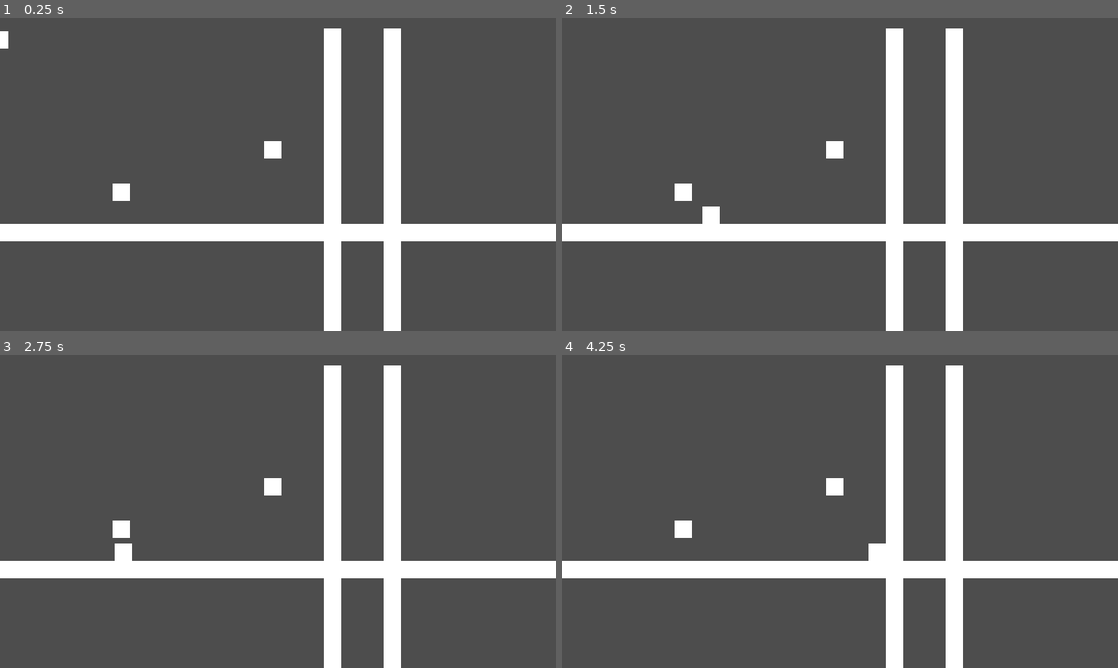
Above: before the commit, frames 1-4 (two rows, left to right).
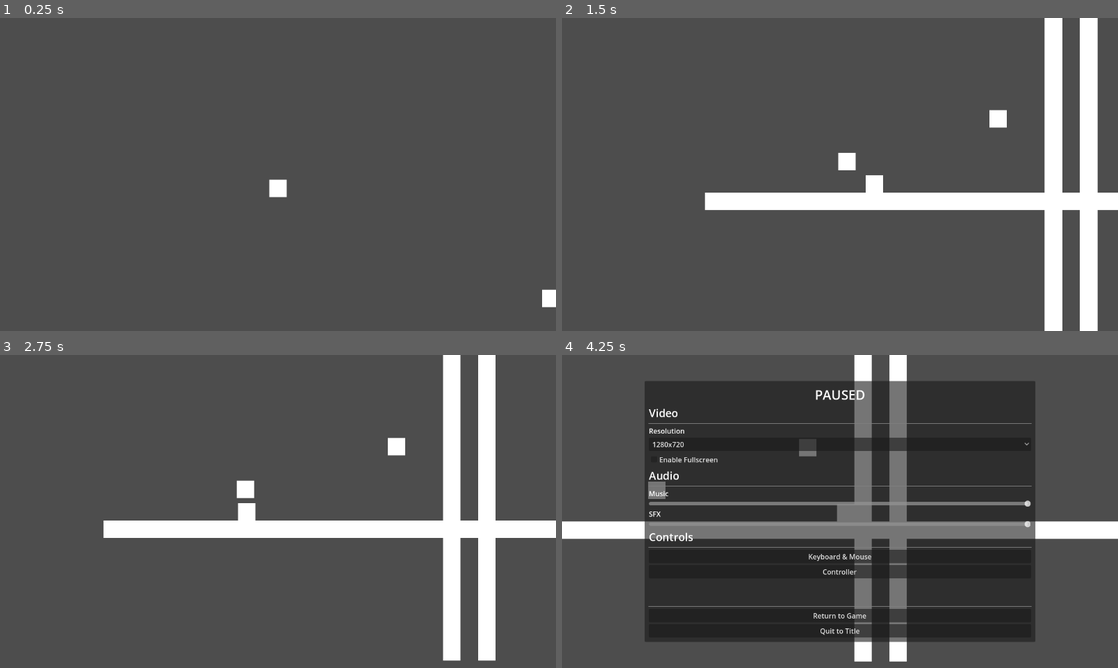
Above: after the commit, the same moments.

Repository: brandonbucc/size-matters
Game: Godot game, scene res://scenes/test.tscn
The game is run twice, just before and just after one commit, with the same random seed, the same clock (stepped at 60 frames per second) and the same inputs. The project has no main scene, so this scene is started directly.
Inputs:
- Up to frame 1 (0.25 s): no input
- Up to frame 2 (1.5 s): hold Right (right) from 0.53 s (still down); tap C (dash) at 0.6, 1.35 s; tap Z (jump) at 0.77 s
- Up to frame 3 (2.75 s): tap Z (jump) at 1.52 s; release Right (right) at 2.03 s; hold Left (left) from 2.03 s (still down); tap C (dash) at 2.1 s
- Up to frame 4 (4.25 s): release Left (left) at 2.78 s; hold Right (right) from 2.78 s (still down); tap C (dash) at 2.85, 3.6 s; tap Z (jump) at 3.02, 3.77 s; tap Escape (pause) at 4.15 s

The runs differ from the first frame. In frame 1, 12% of the frame differs, in the area x 0-100%, y 3-100%; in frame 2, 21%; in frame 3, 21%; in frame 4, 61%, in the area x 0-100%, y 0-100%.

Commit message:
Update to Godot 4.3 and menus added
Also added BGM and pause menu.

Diff:
--- /dev/null
+++ b/audio/default_bus_layout.tres
@@ -0,0 +1,15 @@
+[gd_resource type="AudioBusLayout" format=3 uid="uid://cifc66rptcoih"]
+
+[resource]
+bus/1/name = &"SFX"
+bus/1/solo = false
+bus/1/mute = false
+bus/1/bypass_fx = false
+bus/1/volume_db = 0.0
+bus/1/send = &"Master"
+bus/2/name = &"Music"
+bus/2/solo = false
+bus/2/mute = false
+bus/2/bypass_fx = false
+bus/2/volume_db = 0.0
+bus/2/send = &"Master"
--- /dev/null
+++ b/config/config.cfg
@@ -0,0 +1,9 @@
+[Video]
+
+resolution="1280x720"
+fullscreen=false
+
+[Audio]
+
+music=1
+sfx=1
--- a/project.godot
+++ b/project.godot
@@ -11,47 +11,102 @@
 [application]
 
 config/name="size-matters"
-config/features=PackedStringArray("4.2", "Forward Plus")
+config/features=PackedStringArray("4.3", "Forward Plus")
 config/icon="res://icon.svg"
+
+[audio]
+
+buses/default_bus_layout="res://audio/default_bus_layout.tres"
+
+[autoload]
+
+GUI="*res://scripts/autoloads/gui.gd"
 
 [display]
 
 window/size/viewport_width=1280
 window/size/viewport_height=720
+window/size/resizable=false
 window/stretch/mode="canvas_items"
 
 [input]
 
+ui_accept={
+"deadzone": 0.5,
+"events": [Object(InputEventKey,"resource_local_to_scene":false,"resource_name":"","device":0,"window_id":0,"alt_pressed":false,"shift_pressed":false,"ctrl_pressed":false,"meta_pressed":false,"pressed":false,"keycode":4194309,"physical_keycode":0,"key_label":0,"unicode":0,"location":0,"echo":false,"script":null)
+, Object(InputEventKey,"resource_local_to_scene":false,"resource_name":"","device":0,"window_id":0,"alt_pressed":false,"shift_pressed":false,"ctrl_pressed":false,"meta_pressed":false,"pressed":false,"keycode":4194310,"physical_keycode":0,"key_label":0,"unicode":0,"location":0,"echo":false,"script":null)
+, Object(InputEventKey,"resource_local_to_scene":false,"resource_name":"","device":0,"window_id":0,"alt_pressed":false,"shift_pressed":false,"ctrl_pressed":false,"meta_pressed":false,"pressed":false,"keycode":32,"physical_keycode":0,"key_label":0,"unicode":32,"location":0,"echo":false,"script":null)
+, Object(InputEventJoypadButton,"resource_local_to_scene":false,"resource_name":"","device":-1,"button_index":0,"pressure":0.0,"pressed":true,"script":null)
+]
+}
+ui_cancel={
+"deadzone": 0.5,
+"events": [Object(InputEventKey,"resource_local_to_scene":false,"resource_name":"","device":0,"window_id":0,"alt_pressed":false,"shift_pressed":false,"ctrl_pressed":false,"meta_pressed":false,"pressed":false,"keycode":4194305,"physical_keycode":0,"key_label":0,"unicode":0,"location":0,"echo":false,"script":null)
+, Object(InputEventJoypadButton,"resource_local_to_scene":false,"resource_name":"","device":-1,"button_index":1,"pressure":0.0,"pressed":true,"script":null)
+]
+}
 jump={
 "deadzone": 0.5,
-"events": [Object(InputEventKey,"resource_local_to_scene":fa …(172 unchanged characters)… eycode":90,"key_label":0,"unicode":122,"echo":false,"script":null)
+"events": [Object(InputEventKey,"resource_local_to_scene":fa …(172 unchanged characters)… eycode":90,"key_label":0,"unicode":122,"location":0,"echo":false,"script":null)
 , Object(InputEventJoypadButton,"resource_local_to_scene":false,"resource_name":"","device":-1,"button_index":0,"pressure":0.0,"pressed":true,"script":null)
 ]
 }
 left={
 "deadzone": 0.1,
-"events": [Object(InputEventKey,"resource_local_to_scene":fa …(175 unchanged characters)… ode":4194319,"key_label":0,"unicode":0,"echo":false,"script":null)
+"events": [Object(InputEventKey,"resource_local_to_scene":fa …(175 unchanged characters)… ode":4194319,"key_label":0,"unicode":0,"location":0,"echo":false,"script":null)
 , Object(InputEventJoypadButton,"resource_local_to_scene":false,"resource_name":"","device":-1,"button_index":13,"pressure":0.0,"pressed":true,"script":null)
 , Object(InputEventJoypadMotion,"resource_local_to_scene":false,"resource_name":"","device":-1,"axis":0,"axis_value":-1.0,"script":null)
 ]
 }
 right={
 "deadzone": 0.1,
-"events": [Object(InputEventKey,"resource_local_to_scene":fa …(175 unchanged characters)… ode":4194321,"key_label":0,"unicode":0,"echo":false,"script":null)
+"events": [Object(InputEventKey,"resource_local_to_scene":fa …(175 unchanged characters)… ode":4194321,"key_label":0,"unicode":0,"location":0,"echo":false,"script":null)
 , Object(InputEventJoypadButton,"resource_local_to_scene":false,"resource_name":"","device":-1,"button_index":14,"pressure":0.0,"pressed":true,"script":null)
 , Object(InputEventJoypadMotion,"resource_local_to_scene":false,"resource_name":"","device":-1,"axis":0,"axis_value":1.0,"script":null)
 ]
 }
 pause={
 "deadzone": 0.5,
-"events": [Object(InputEventKey,"resource_local_to_scene":fa …(175 unchanged characters)… ode":4194305,"key_label":0,"unicode":0,"echo":false,"script":null)
+"events": [Object(InputEventKey,"resource_local_to_scene":fa …(175 unchanged characters)… ode":4194305,"key_label":0,"unicode":0,"location":0,"echo":false,"script":null)
 , Object(InputEventJoypadButton,"resource_local_to_scene":false,"resource_name":"","device":-1,"button_index":6,"pressure":0.0,"pressed":true,"script":null)
 ]
 }
 dash={
 "deadzone": 0.5,
-"events": [Object(InputEventKey,"resource_local_to_scene":fa …(171 unchanged characters)… keycode":67,"key_label":0,"unicode":99,"echo":false,"script":null)
+"events": [Object(InputEventKey,"resource_local_to_scene":fa …(171 unchanged characters)… keycode":67,"key_label":0,"unicode":99,"location":0,"echo":false,"script":null)
 , Object(InputEventJoypadMotion,"resource_local_to_scene":false,"resource_name":"","device":-1,"axis":5,"axis_value":1.0,"script":null)
+]
+}
+up={
+"deadzone": 0.1,
+"events": [Object(InputEventKey,"resource_local_to_scene":false,"resource_name":"","device":-1,"window_id":0,"alt_pressed":false,"shift_pressed":false,"ctrl_pressed":false,"meta_pressed":false,"pressed":false,"keycode":0,"physical_keycode":4194320,"key_label":0,"unicode":0,"location":0,"echo":false,"script":null)
+, Object(InputEventJoypadButton,"resource_local_to_scene":false,"resource_name":"","device":-1,"button_index":11,"pressure":0.0,"pressed":true,"script":null)
+, Object(InputEventJoypadMotion,"resource_local_to_scene":false,"resource_name":"","device":-1,"axis":1,"axis_value":-1.0,"script":null)
+]
+}
+down={
+"deadzone": 0.1,
+"events": [Object(InputEventKey,"resource_local_to_scene":false,"resource_name":"","device":-1,"window_id":0,"alt_pressed":false,"shift_pressed":false,"ctrl_pressed":false,"meta_pressed":false,"pressed":false,"keycode":0,"physical_keycode":4194322,"key_label":0,"unicode":0,"location":0,"echo":false,"script":null)
+, Object(InputEventJoypadButton,"resource_local_to_scene":false,"resource_name":"","device":-1,"button_index":12,"pressure":0.0,"pressed":true,"script":null)
+, Object(InputEventJoypadMotion,"resource_local_to_scene":false,"resource_name":"","device":-1,"axis":1,"axis_value":1.0,"script":null)
+]
+}
+small={
+"deadzone": 0.5,
+"events": [Object(InputEventKey,"resource_local_to_scene":false,"resource_name":"","device":-1,"window_id":0,"alt_pressed":false,"shift_pressed":false,"ctrl_pressed":false,"meta_pressed":false,"pressed":false,"keycode":0,"physical_keycode":65,"key_label":0,"unicode":97,"location":0,"echo":false,"script":null)
+, Object(InputEventJoypadButton,"resource_local_to_scene":false,"resource_name":"","device":-1,"button_index":2,"pressure":0.0,"pressed":true,"script":null)
+]
+}
+normal={
+"deadzone": 0.5,
+"events": [Object(InputEventKey,"resource_local_to_scene":false,"resource_name":"","device":-1,"window_id":0,"alt_pressed":false,"shift_pressed":false,"ctrl_pressed":false,"meta_pressed":false,"pressed":false,"keycode":0,"physical_keycode":83,"key_label":0,"unicode":115,"location":0,"echo":false,"script":null)
+, Object(InputEventJoypadButton,"resource_local_to_scene":false,"resource_name":"","device":-1,"button_index":3,"pressure":0.0,"pressed":true,"script":null)
+]
+}
+large={
+"deadzone": 0.5,
+"events": [Object(InputEventKey,"resource_local_to_scene":false,"resource_name":"","device":-1,"window_id":0,"alt_pressed":false,"shift_pressed":false,"ctrl_pressed":false,"meta_pressed":false,"pressed":false,"keycode":0,"physical_keycode":68,"key_label":0,"unicode":100,"location":0,"echo":false,"script":null)
+, Object(InputEventJoypadButton,"resource_local_to_scene":false,"resource_name":"","device":-1,"button_index":1,"pressure":0.0,"pressed":true,"script":null)
 ]
 }
 
--- /dev/null
+++ b/scenes/main_menu.tscn
@@ -0,0 +1,52 @@
+[gd_scene load_steps=5 format=3 uid="uid://bc4sxlqcg4yno"]
+
+[ext_resource type="Script" path="res://scripts/main_menu.gd" id="1_e5lil"]
+
+[sub_resource type="Theme" id="Theme_028te"]
+default_font_size = 40
+
+[sub_resource type="Theme" id="Theme_h2otp"]
+default_font_size = 40
+
+[sub_resource type="Theme" id="Theme_cd6va"]
+default_font_size = 40
+
+[node name="MainMenu" type="Control"]
+layout_mode = 3
+anchors_preset = 15
+anchor_right = 1.0
+anchor_bottom = 1.0
+grow_horizontal = 2
+grow_vertical = 2
+script = ExtResource("1_e5lil")
+
+[node name="VBoxContainer" type="VBoxContainer" parent="."]
+layout_mode = 1
+anchors_preset = 4
+anchor_top = 0.5
+anchor_bottom = 0.5
+offset_top = -98.5
+offset_right = 159.0
+offset_bottom = 98.5
+grow_vertical = 2
+
+[node name="Start" type="Button" parent="VBoxContainer"]
+layout_mode = 2
+focus_neighbor_top = NodePath("../Quit")
+theme = SubResource("Theme_028te")
+text = "Start"
+
+[node name="Options" type="Button" parent="VBoxContainer"]
+layout_mode = 2
+theme = SubResource("Theme_h2otp")
+text = "Options"
+
+[node name="Quit" type="Button" parent="VBoxContainer"]
+layout_mode = 2
+focus_neighbor_bottom = NodePath("../Start")
+theme = SubResource("Theme_cd6va")
+text = "Quit"
+
+[connection signal="pressed" from="VBoxContainer/Start" to="." method="_on_start_pressed"]
+[connection signal="pressed" from="VBoxContainer/Options" to="." method="_on_options_pressed"]
+[connection signal="pressed" from="VBoxContainer/Quit" to="." method="_on_quit_pressed"]
--- /dev/null
+++ b/scenes/options.tscn
@@ -0,0 +1,141 @@
+[gd_scene load_steps=6 format=3 uid="uid://bdus60m8llq00"]
+
+[ext_resource type="Script" path="res://scripts/options.gd" id="1_t4ygg"]
+
+[sub_resource type="LabelSettings" id="LabelSettings_a6pty"]
+font_size = 30
+
+[sub_resource type="LabelSettings" id="LabelSettings_rc0it"]
+font_size = 25
+
+[sub_resource type="LabelSettings" id="LabelSettings_7kv12"]
+font_size = 25
+
+[sub_resource type="LabelSettings" id="LabelSettings_rcvfj"]
+font_size = 25
+
+[node name="Options" type="Control"]
+layout_mode = 3
+anchors_preset = 15
+anchor_right = 1.0
+anchor_bottom = 1.0
+grow_horizontal = 2
+grow_vertical = 2
+script = ExtResource("1_t4ygg")
+
+[node name="PanelContainer" type="PanelContainer" parent="."]
+layout_mode = 1
+anchors_preset = 8
+anchor_left = 0.5
+anchor_top = 0.5
+anchor_right = 0.5
+anchor_bottom = 0.5
+offset_left = -450.0
+offset_top = -300.0
+offset_right = 450.0
+offset_bottom = 300.0
+grow_horizontal = 2
+grow_vertical = 2
+
+[node name="MarginContainer" type="MarginContainer" parent="PanelContainer"]
+layout_mode = 2
+theme_override_constants/margin_left = 10
+theme_override_constants/margin_top = 10
+theme_override_constants/margin_right = 10
+theme_override_constants/margin_bottom = 10
+
+[node name="VBoxContainer" type="VBoxContainer" parent="PanelContainer/MarginContainer"]
+layout_mode = 2
+
+[node name="PAUSE" type="Label" parent="PanelContainer/MarginContainer/VBoxContainer"]
+layout_mode = 2
+text = "PAUSED"
+label_settings = SubResource("LabelSettings_a6pty")
+horizontal_alignment = 1
+
+[node name="Video" type="Label" parent="PanelContainer/MarginContainer/VBoxContainer"]
+layout_mode = 2
+text = "Video"
+label_settings = SubResource("LabelSettings_rc0it")
+
+[node name="HSeparator" type="HSeparator" parent="PanelContainer/MarginContainer/VBoxContainer"]
+layout_mode = 2
+
+[node name="ResLabel" type="Label" parent="PanelContainer/MarginContainer/VBoxContainer"]
+layout_mode = 2
+text = "Resolution"
+
+[node name="Resolution" type="OptionButton" parent="PanelContainer/MarginContainer/VBoxContainer"]
+layout_mode = 2
+
+[node name="Fullscreen" type="CheckBox" parent="PanelContainer/MarginContainer/VBoxContainer"]
+layout_mode = 2
+text = "Enable Fullscreen"
+
+[node name="Audio" type="Label" parent="PanelContainer/MarginContainer/VBoxContainer"]
+layout_mode = 2
+text = "Audio"
+label_settings = SubResource("LabelSettings_7kv12")
+
+[node name="HSeparator2" type="HSeparator" parent="PanelContainer/MarginContainer/VBoxContainer"]
+layout_mode = 2
+
+[node name="Music" type="Label" parent="PanelContainer/MarginContainer/VBoxContainer"]
+layout_mode = 2
+text = "Music"
+
+[node name="VolSlider" type="HSlider" parent="PanelContainer/MarginContainer/VBoxContainer"]
+layout_mode = 2
+max_value = 1.0
+step = 0.01
+value = 1.0
+
+[node name="SFX" type="Label" parent="PanelContainer/MarginContainer/VBoxContainer"]
+layout_mode = 2
+text = "SFX"
+
+[node name="VolSlider2" type="HSlider" parent="PanelContainer/MarginContainer/VBoxContainer"]
+layout_mode = 2
+max_value = 1.0
+step = 0.01
+value = 1.0
+
+[node name="Controls" type="Label" parent="PanelContainer/MarginContainer/VBoxContainer"]
+layout_mode = 2
+text = "Controls"
+label_settings = SubResource("LabelSettings_rcvfj")
+
+[node name="HSeparator3" type="HSeparator" parent="PanelContainer/MarginContainer/VBoxContainer"]
+layout_mode = 2
+
+[node name="ControlOptions" type="Button" parent="PanelContainer/MarginContainer/VBoxContainer"]
+layout_mode = 2
+text = "Keyboard & Mouse"
+
+[node name="ControlOptions2" type="Button" parent="PanelContainer/MarginContainer/VBoxContainer"]
+layout_mode = 2
+text = "Controller"
+
+[node name="Control" type="Control" parent="PanelContainer/MarginContainer/VBoxContainer"]
+layout_mode = 2
+size_flags_vertical = 3
+
+[node name="HSeparator4" type="HSeparator" parent="PanelContainer/MarginContainer/VBoxContainer"]
+layout_mode = 2
+
+[node name="Return" type="Button" parent="PanelContainer/MarginContainer/VBoxContainer"]
+layout_mode = 2
+text = "Return to Game"
+
+[node name="Quit" type="Button" parent="PanelContainer/MarginContainer/VBoxContainer"]
+layout_mode = 2
+text = "Quit to Title"
+
+[connection signal="item_selected" from="PanelContainer/MarginContainer/VBoxContainer/Resolution" to="." method="_on_resolution_item_selected"]
+[connection signal="toggled" from="PanelContainer/MarginContainer/VBoxContainer/Fullscreen" to="." method="_on_fullscreen_toggled"]
+[connection signal="drag_ended" from="PanelContainer/MarginContainer/VBoxContainer/VolSlider" to="." method="_on_vol_slider_drag_ended"]
+[connection signal="value_changed" from="PanelContainer/MarginContainer/VBoxContainer/VolSlider" to="." method="_on_vol_slider_value_changed"]
+[connection signal="drag_ended" from="PanelContainer/MarginContainer/VBoxContainer/VolSlider2" to="." method="_on_vol_slider_2_drag_ended"]
+[connection signal="value_changed" from="PanelContainer/MarginContainer/VBoxContainer/VolSlider2" to="." method="_on_vol_slider_2_value_changed"]
+[connection signal="pressed" from="PanelContainer/MarginContainer/VBoxContainer/Return" to="." method="_on_return_pressed"]
+[connection signal="pressed" from="PanelContainer/MarginContainer/VBoxContainer/Quit" to="." method="_on_quit_pressed"]
--- a/scenes/player.tscn
+++ b/scenes/player.tscn
@@ -40,3 +40,6 @@
 [node name="DashTime" type="Timer" parent="."]
 wait_time = 0.05
 one_shot = true
+
+[node name="Camera2D" type="Camera2D" parent="."]
+position_smoothing_enabled = true
--- a/scenes/test.tscn
+++ b/scenes/test.tscn
@@ -25,7 +25,7 @@
 offset_bottom = 40.0
 
 [node name="Floor2" type="StaticBody2D" parent="."]
-position = Vector2(883, 795)
+position = Vector2(816, 795)
 rotation = -1.57079
 scale = Vector2(0.360002, 1.00511)
 metadata/_edit_group_ = true
@@ -39,7 +39,7 @@
 offset_bottom = 40.0
 
 [node name="Floor3" type="StaticBody2D" parent="."]
-position = Vector2(745, 795)
+position = Vector2(735, 795)
 rotation = -1.57079
 scale = Vector2(0.360002, 1.00511)
 metadata/_edit_group_ = true
--- /dev/null
+++ b/scripts/autoloads/gui.gd
@@ -0,0 +1,52 @@
+extends CanvasLayer
+
+var gui_components = [
+	"res://scenes/options.tscn"
+]
+
+var resolutions = {
+	"3840x2160": Vector2i(3840, 2160),
+	"2560x1440": Vector2i(2560, 1440),
+	"1920x1080": Vector2i(1920, 1080),
+	"1280x720": Vector2i(1280, 720)
+}
+
+var config = ConfigFile.new()
+var err = config.load("res://config/config.cfg")
+
+func _ready():
+	process_mode = Node.PROCESS_MODE_ALWAYS
+	if err == OK:
+		var key = config.get_value("Video", "resolution")
+		get_window().set_size(resolutions[key])
+		centre_window()
+	for i in gui_components:
+		var new_scene = load(i).instantiate()
+		add_child(new_scene)
+		new_scene.hide()
+
+func _input(_event):
+	if Input.is_action_just_pressed("pause"):
+		if get_tree().paused:
+			get_tree().paused = false
+		else:
+			get_tree().paused = true
+		var options = get_node("Options")
+		options.visible = !options.visible
+		if options.visible:
+			options.update_button_values()
+
+func centre_window():
+	var screen_centre = DisplayServer.screen_get_position() + DisplayServer.screen_get_size() / 2
+	var window_size = DisplayServer.window_get_size_with_decorations()
+	get_window().set_position(screen_centre - window_size / 2)
+
+func return_to_game():
+	if get_tree().paused:
+		get_tree().paused = false
+	else:
+		get_tree().paused = true
+	var options = get_node("Options")
+	options.visible = !options.visible
+	if options.visible:
+		options.update_button_values()
--- /dev/null
+++ b/scripts/main_menu.gd
@@ -0,0 +1,13 @@
+extends Control
+
+func _ready():
+	$VBoxContainer/Start.grab_focus()
+
+func _on_start_pressed():
+	get_tree().change_scene_to_file("res://scenes/test.tscn")
+
+func _on_options_pressed():
+	get_tree().change_scene_to_file("res://scenes/options.tscn")
+
+func _on_quit_pressed():
+	get_tree().quit()
--- /dev/null
+++ b/scripts/options.gd
@@ -0,0 +1,85 @@
+extends Control
+
+const CONFIG_PATH = "res://config/config.cfg"
+
+@export var music_bus_name = "Music"
+@export var sfx_bus_name = "SFX"
+
+@onready var resolution = $PanelContainer/MarginContainer/VBoxContainer/Resolution
+@onready var fullscreen = $PanelContainer/MarginContainer/VBoxContainer/Fullscreen
+@onready var music_slider = $PanelContainer/MarginContainer/VBoxContainer/VolSlider
+@onready var sfx_slider = $PanelContainer/MarginContainer/VBoxContainer/VolSlider2
+@onready var music_bus = AudioServer.get_bus_index(music_bus_name)
+@onready var sfx_bus = AudioServer.get_bus_index(sfx_bus_name)
+
+var config = ConfigFile.new()
+var err = config.load(CONFIG_PATH)
+
+func _ready():
+	if !FileAccess.file_exists(CONFIG_PATH):
+		config.set_value("Video", "resolution", "1280x720")
+		config.set_value("Video", "fullscreen", false)
+		config.set_value("Audio", "music", 1)
+		config.set_value("Audio", "sfx", 1)
+		config.save(CONFIG_PATH)
+	if err == OK:
+		resolution.selected = GUI.resolutions.keys().find(config.get_value("Video", "resolution"))
+		fullscreen.button_pressed = config.get_value("Video", "fullscreen")
+		music_slider.value = config.get_value("Audio", "music")
+		sfx_slider.value = config.get_value("Audio", "sfx")
+	music_slider.value = db_to_linear(AudioServer.get_bus_volume_db(music_bus))
+	sfx_slider.value = db_to_linear(AudioServer.get_bus_volume_db(sfx_bus))
+	add_resolutions()
+	resolution.grab_focus()
+
+func add_resolutions():
+	for r in GUI.resolutions:
+		resolution.add_item(r)
+
+func update_button_values():
+	var window_size_string = str(get_window().size.x, "x", get_window().size.y)
+	var resolutions_index = GUI.resolutions.keys().find(window_size_string)
+	resolution.selected = resolutions_index
+
+func _on_resolution_item_selected(index):
+	var key = resolution.get_item_text(index)
+	get_window().set_size(GUI.resolutions[key])
+	GUI.centre_window()
+	config.set_value("Video", "resolution", key)
+	config.save(CONFIG_PATH)
+
+func _on_fullscreen_toggled(toggled_on):
+	if toggled_on:
+		DisplayServer.window_set_mode(DisplayServer.WINDOW_MODE_FULLSCREEN)
+		resolution.disabled = true
+		config.set_value("Video", "fullscreen", true)
+	else:
+		DisplayServer.window_set_mode(DisplayServer.WINDOW_MODE_WINDOWED)
+		GUI.centre_window()
+		resolution.disabled = false
+		var key = resolution.get_item_text(resolution.selected)
+		get_window().set_size(GUI.resolutions[key])
+		GUI.centre_window()
+		config.set_value("Video", "fullscreen", false)
+	config.save(CONFIG_PATH)
+
+func _on_vol_slider_value_changed(value):
+	AudioServer.set_bus_volume_db(music_bus, linear_to_db(value))
+
+func _on_vol_slider_2_value_changed(value):
+	AudioServer.set_bus_volume_db(sfx_bus, linear_to_db(value))
+
+func _on_vol_slider_drag_ended(_value_changed):
+	config.set_value("Audio", "music", music_slider.value)
+	config.save(CONFIG_PATH)
+
+func _on_vol_slider_2_drag_ended(_value_changed):
+	config.set_value("Audio", "sfx", sfx_slider.value)
+	config.save(CONFIG_PATH)
+
+func _on_return_pressed() -> void:
+	GUI.return_to_game()
+
+func _on_quit_pressed() -> void:
+	get_tree().change_scene_to_file("res://scenes/main_menu.tscn")
+	GUI.return_to_game()
--- a/scripts/player.gd
+++ b/scripts/player.gd
@@ -25,7 +25,6 @@
 			movement(delta)
 		WALL:
 			wall(delta)
-	print(on_wall(),left_wall(),right_wall(),state)
 
 func movement(delta):
 	var input = Input.get_axis("left", "right")
@@ -65,6 +64,11 @@
 		state = WALL
 	if was_on_floor && !is_on_floor():
 		$CoyoteTime.start()
+	var up_down = Input.get_axis("up", "down")
+	if up_down != 0:
+		$Camera2D.drag_vertical_offset = up_down * 2
+	else:
+		$Camera2D.drag_vertical_offset = 0
 
 func on_wall():
 	return left_wall() || right_wall()
@@ -108,7 +112,7 @@
 func dash():
 	velocity.x = dash_speed
 	velocity.y = 0
-	if $DashTime.is_stopped() && is_on_wall():
+	if $DashTime.is_stopped() && on_wall():
 		state = WALL
 	elif $DashTime.is_stopped():
 		state = MOVEMENT
Not shown, added: audio/music/Stream Loops 2024-05-22.ogg.import
Not shown, changed: .gitignore
Not shown, added: audio/music/Stream Loops 2024-05-22.ogg
